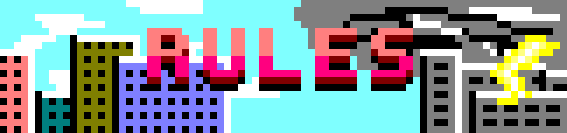
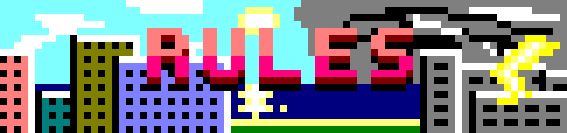
Two versions of the same layered image (567 × 133). Layer-by-layer changes:
painted on "goodcity" over 35, 70, 70, 91
painted on "Background" over 35, 7, 420, 133
